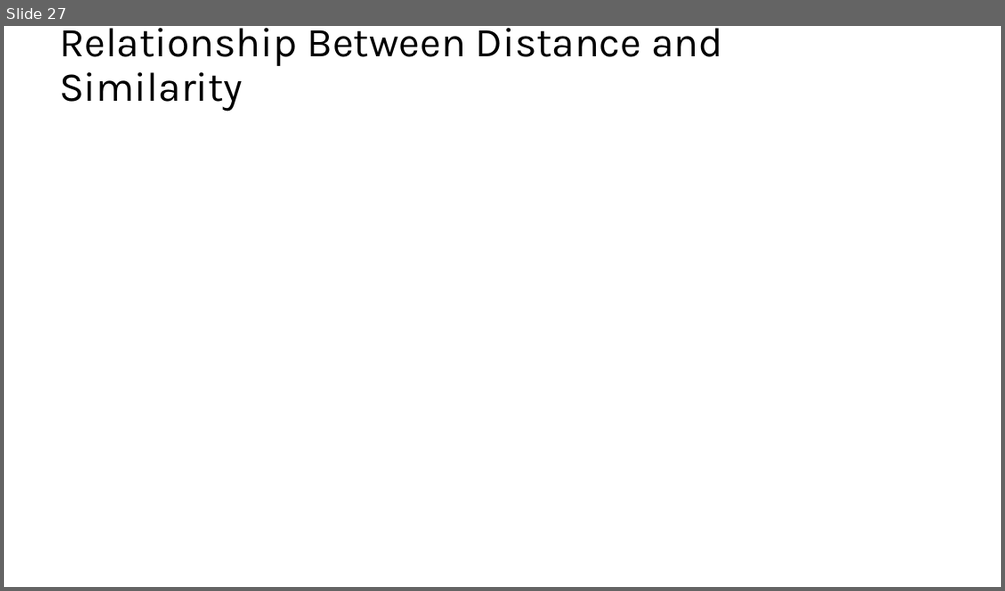
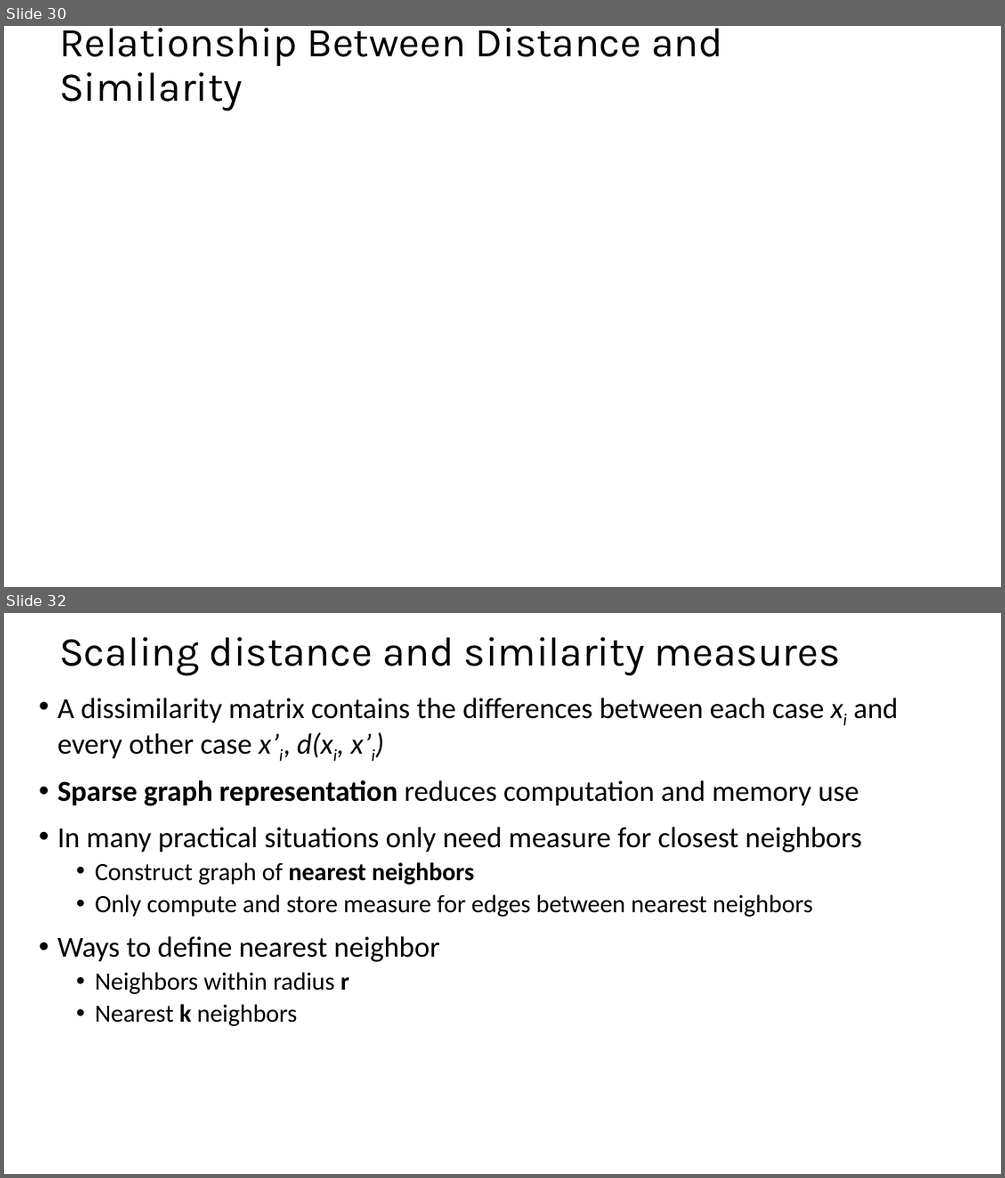
Before and after one commit to StephenElston/CSCI-E-108, a slide deck: slides/4_DistanceAndSimilarityMeasures_Part1.pptx. Shown one above the other, each under a label of ours: slide 27 before the commit, slides 30 and 32 after it; the slides between them are not shown. The pictures are 1005x591 and 1005x1178 pixels, drawn with LibreOffice and Linux fonts; fonts in the diff are those of the drawing; grey boxes stand for pictures. Boxes give left, top, right and bottom in pixels: in the first picture for what was removed or moved away, otherwise in the second. Text is boxed around its words. In the diff, an @@ line names an element or a change of style, - is before the commit and + after.

Commit message:
Updated slides and added sparse graph slides

```diff
--- a/slides/4_DistanceAndSimilarityMeasures_Part1.pptx
+++ b/slides/4_DistanceAndSimilarityMeasures_Part1.pptx
@@ slide 32 added at (x1=4, y1=613, x2=1001, y2=1174), background #FFFFFF @@
@@ title added at (x1=59, y1=637, x2=840, y2=675), 39.6 pt, text #000000 @@
+Scaling distance and similarity measures
@@ text added at (x1=57, y1=698, x2=898, y2=1026), 28 pt, text #000000 @@
+• A dissimilarity matrix contains the differences between each case xi and every other case x’i, d(xi, x’i)
+• Sparse graph representation reduces computation and memory use
+• In many practical situations only need measure for closest neighbors
+  • Construct graph of nearest neighbors
+  • Only compute and store measure for edges between nearest neighbors
+• Ways to define nearest neighbor
+  • Neighbors within radius r
+  • Nearest k neighbors
@@ what was slide 27 is now slide 30 @@
```
Also in this commit, not shown: 8 slides changed, 6 other slides added.
